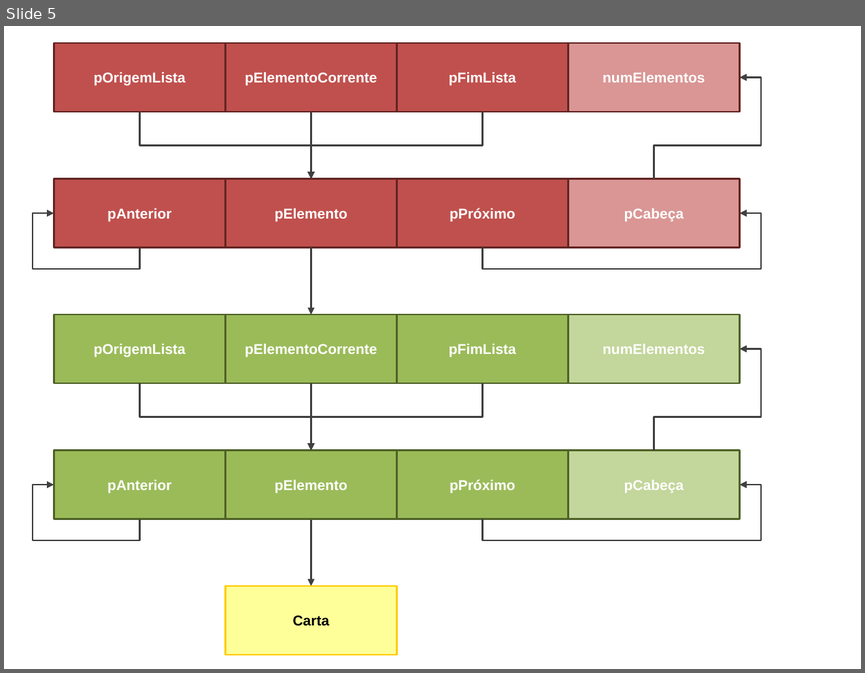
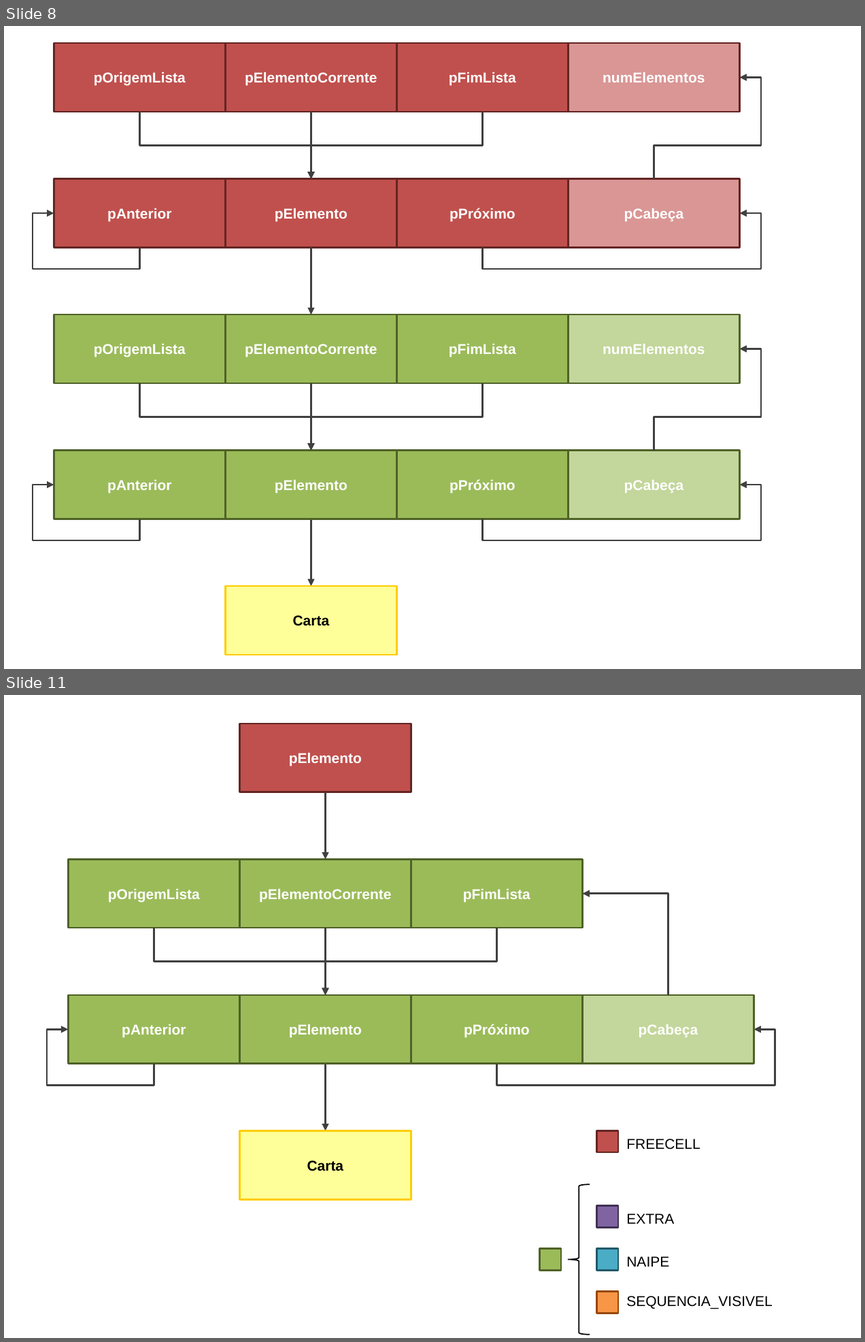
Before and after one commit to gbarros/modular.programming.work, a slide deck: Documentos/modelagem_v2.pptx. Shown one above the other, each under a label of ours: slide 5 before the commit, slides 8 and 11 after it; the slides between them are not shown. The pictures are 865x673 and 865x1342 pixels, drawn with LibreOffice and Linux fonts; fonts in the diff are those of the drawing. Boxes give left, top, right and bottom in pixels: in the first picture for what was removed or moved away, otherwise in the second. Text is boxed around its words. In the diff, an @@ line names an element or a change of style, - is before the commit and + after.

```diff
--- a/Documentos/modelagem_v2.pptx
+++ b/Documentos/modelagem_v2.pptx
@@ slide 11 added at [4,695,861,1338], background #FFFFFF @@
@@ rectangle added at [239,724,411,792], fill #C0504D, outline #632523 1.5 pt, 12 pt, text #FFFFFF, bold @@
+pElemento
@@ arrow added from (325, 792) to (325, 860), #404040 1.5 pt @@
@@ rectangle added at [68,860,239,928], fill #9BBB59, outline #4F6228 1.5 pt, 12 pt, text #FFFFFF, bold @@
+pOrigemLista
@@ rectangle added at [239,860,411,928], fill #9BBB59, outline #4F6228 1.5 pt, 12 pt, text #FFFFFF, bold @@
+pElementoCorrente
@@ rectangle added at [411,860,582,928], fill #9BBB59, outline #4F6228 1.5 pt, 12 pt, text #FFFFFF, bold @@
+pFimLista
@@ elbow arrow added from (668, 995) to (582, 894), #404040 1.5 pt @@
@@ elbow arrow added from (154, 928) to (325, 995), #404040 1.5 pt @@
@@ elbow arrow added from (496, 928) to (325, 995), #404040 1.5 pt @@
@@ arrow added from (325, 928) to (325, 995), #404040 1.5 pt @@
@@ rectangle added at [68,995,239,1064], fill #9BBB59, outline #4F6228 1.5 pt, 12 pt, text #FFFFFF, bold @@
+pAnterior
@@ rectangle added at [239,995,411,1064], fill #9BBB59, outline #4F6228 1.5 pt, 12 pt, text #FFFFFF, bold @@
+pElemento
@@ rectangle added at [411,995,582,1064], fill #9BBB59, outline #4F6228 1.5 pt, 12 pt, text #FFFFFF, bold @@
+pPróximo
@@ rectangle added at [582,995,753,1064], fill #C3D69B, outline #4F6228 1.5 pt, 12 pt, text #FFFFFF, bold @@
+pCabeça
@@ elbow arrow added from (154, 1064) to (68, 1029), #404040 1.5 pt @@
@@ elbow arrow added from (496, 1064) to (753, 1029), #404040 1.5 pt @@
@@ arrow added from (325, 1064) to (325, 1130), #404040 1.5 pt @@
@@ rectangle added at [239,1130,411,1199], fill #FFFF99, outline #FFCC00 1.5 pt, 12 pt, text #000000, bold @@
+Carta
@@ rectangle added at [597,1130,618,1152], fill #C0504D, outline #632523 1.5 pt @@
@@ text added at [626,1138,700,1149], 12 pt, text #000000 @@
+FREECELL
@@ left brace added at [568,1184,589,1334], outline #000000 1 pt @@
@@ rectangle added at [597,1206,618,1227], fill #8064A2, outline #403152 1.5 pt @@
@@ text added at [626,1213,674,1223], 12 pt, text #000000 @@
+EXTRA
@@ rectangle added at [540,1249,561,1270], fill #9BBB59, outline #4F6228 1.5 pt @@
@@ rectangle added at [597,1249,618,1270], fill #4BACC6, outline #215968 1.5 pt @@
@@ text added at [626,1256,669,1266], 12 pt, text #000000 @@
+NAIPE
@@ rectangle added at [597,1291,618,1312], fill #F79646, outline #984807 1.5 pt @@
@@ text added at [626,1295,772,1308], 12 pt, text #000000 @@
+SEQUENCIA_VISIVEL
@@ what was slide 5 is now slide 8 @@
```
Also in this commit, not shown: 2 slides changed, 5 other slides added, 3 other files.
